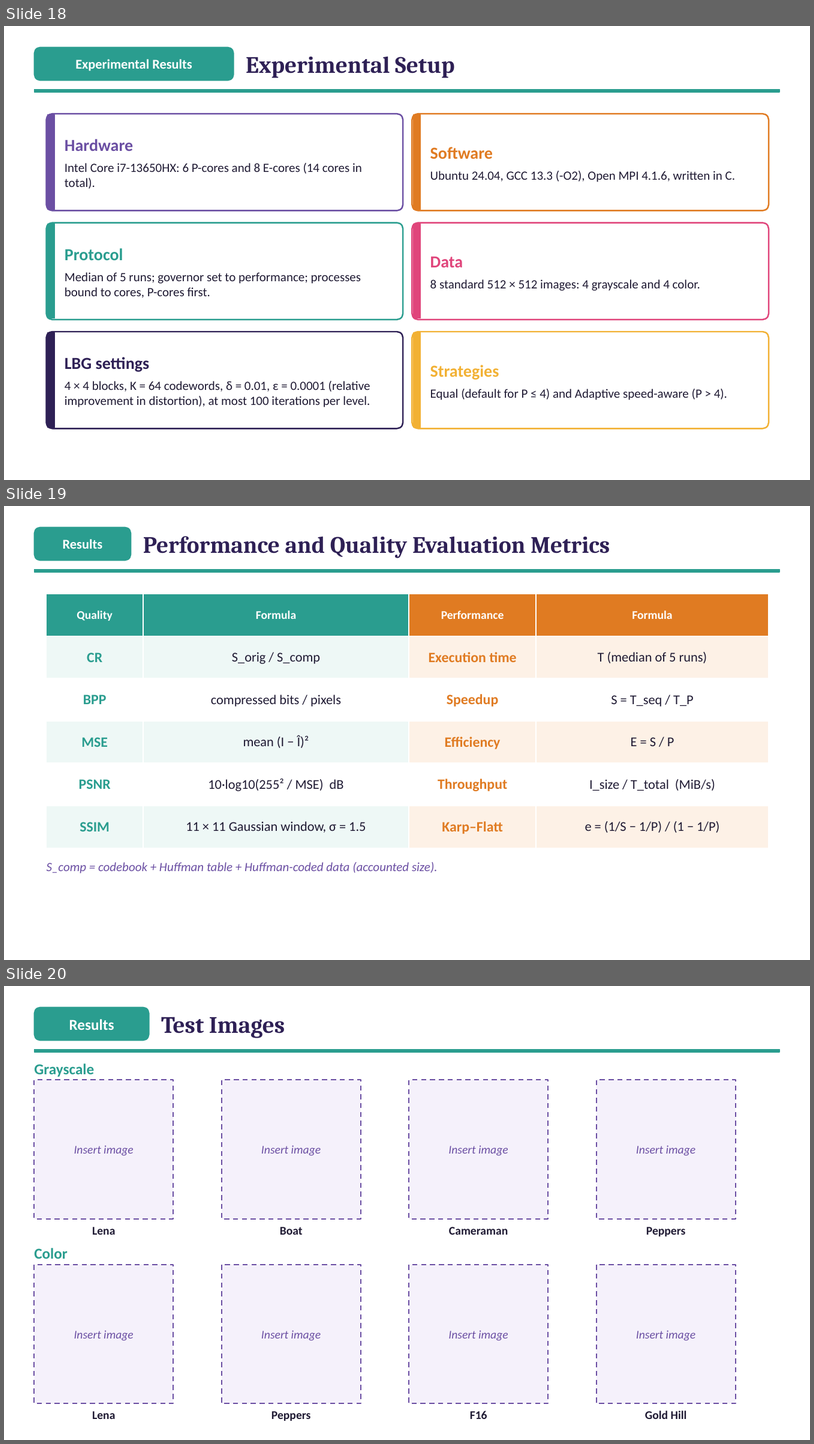
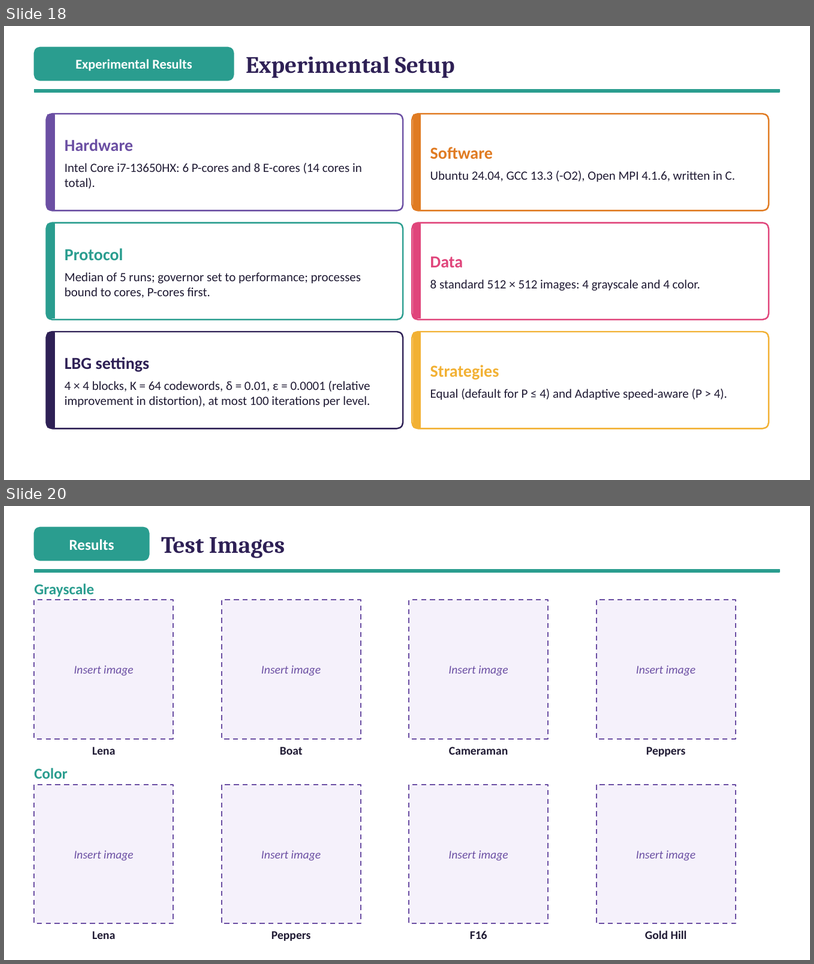
Before and after one commit to ibtihal-cpu/mihk, a slide deck: results/seminar/figs/Seminar_Ibtihal_FINAL.pptx. Shown one above the other, each under a label of ours: slides 18, 19 and 20 before the commit, slides 18 and 20 after it; the slides between them are not shown. The pictures are 814x1444 and 814x964 pixels, drawn with LibreOffice and Linux fonts; fonts in the diff are those of the drawing. Boxes give left, top, right and bottom in pixels: in the first picture for what was removed or moved away, otherwise in the second. Text is boxed around its words. In the diff, an @@ line names an element or a change of style, - is before the commit and + after.

```diff
--- a/results/seminar/figs/Seminar_Ibtihal_FINAL.pptx
+++ b/results/seminar/figs/Seminar_Ibtihal_FINAL.pptx
@@ slide 19 removed at [4,506,810,960], background #FFFFFF @@
@@ rounded rectangle removed at [34,527,131,561] @@
@@ text removed at [63,539,102,549] @@
-Results
@@ text removed at [143,536,610,558] @@
-Performance and Quality Evaluation Metrics
@@ rectangle removed at [34,570,780,572] @@
@@ table removed at [47,594,769,836], 6 rows, 4 columns @@
-Quality | Formula | Performance | Formula
-CR | S_orig / S_comp | Execution time | T (median of 5 runs)
-BPP | compressed bits / pixels | Speedup | S = T_seq / T_P
-MSE | mean (I − Î)² | Efficiency | E = S / P
-PSNR | 10·log10(255² / MSE) dB | Throughput | I_size / T_total (MiB/s)
-SSIM | 11 × 11 Gaussian window, σ = 1.5 | Karp–Flatt | e = (1/S − 1/P) / (1 − 1/P)
@@ text removed at [47,862,438,873] @@
-S_comp = codebook + Huffman table + Huffman-coded data (accounted size).
```
Also in this commit, not shown: 6 slides changed, 1 slide added, 7 other files.
